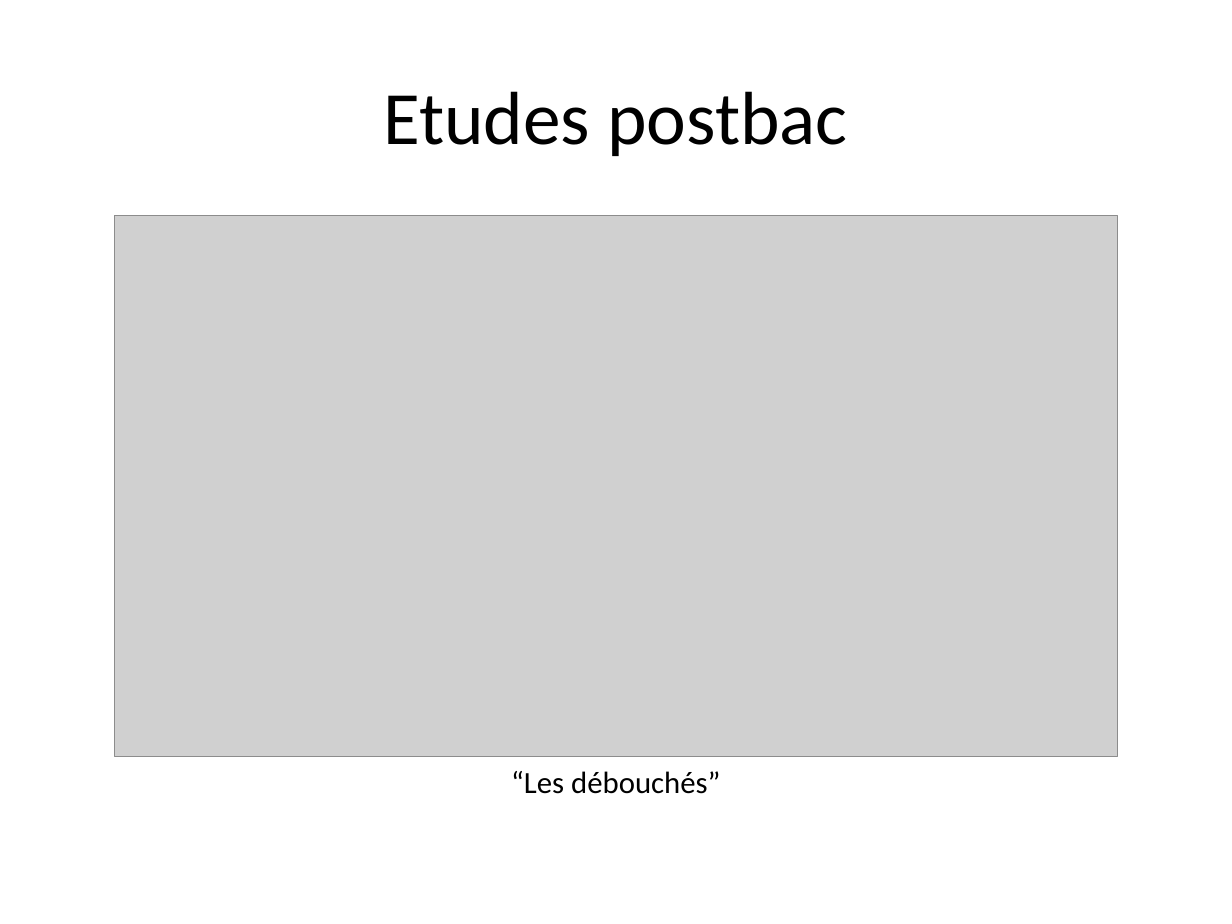
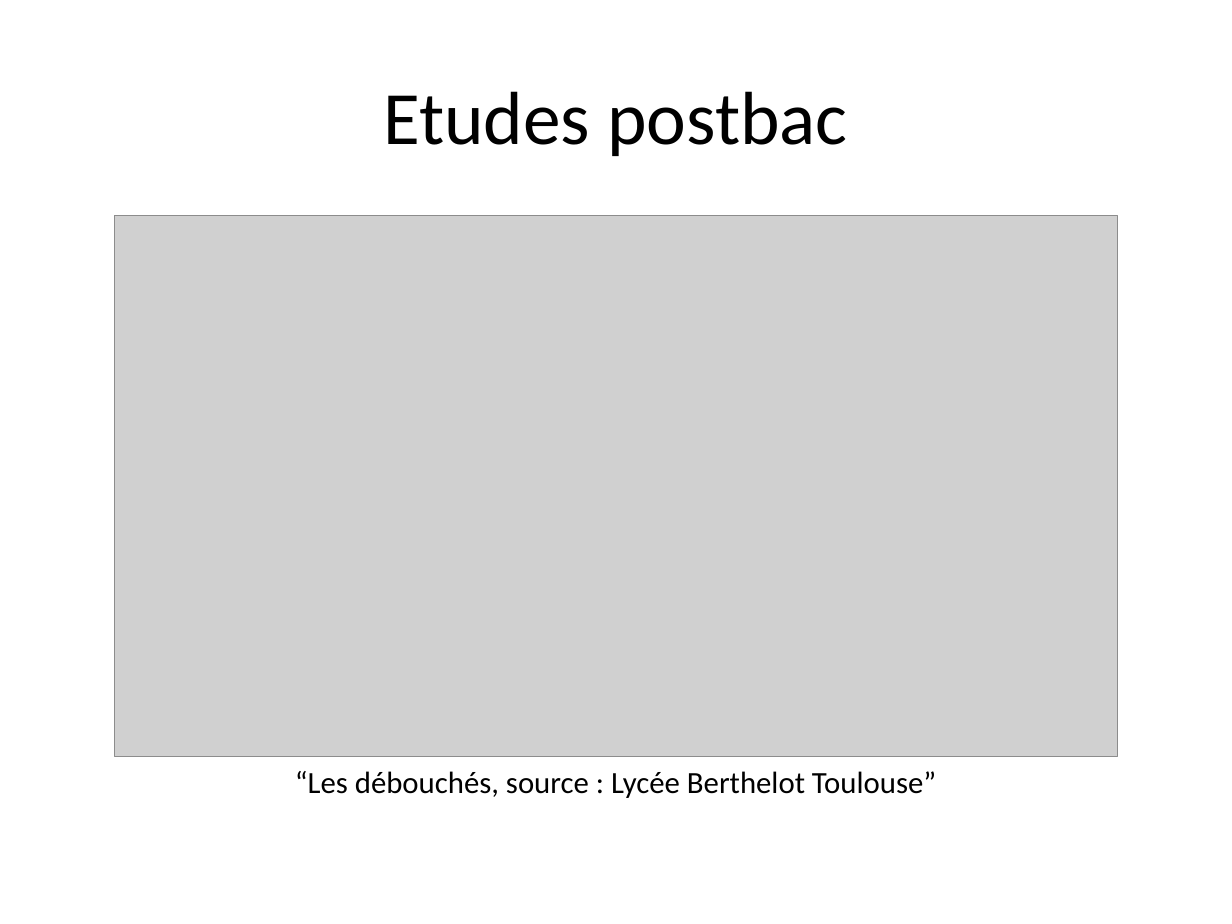
Before and after one commit to parc-nsi/premiere-nsi-parc, a slide deck: slide 7 of presentation_parc_2021/presentation_spe_nsi.pptx. Drawn at 1232x924 pixels with LibreOffice and Linux fonts; fonts in the diff are those of the drawing; grey boxes stand for pictures. Boxes give left, top, right and bottom in pixels: in the first picture for what was removed or moved away, otherwise in the second. Text is boxed around its words. In the diff, an @@ line names an element or a change of style, - is before the commit and + after.

```diff
--- a/presentation_parc_2021/presentation_spe_nsi.pptx
+++ b/presentation_parc_2021/presentation_spe_nsi.pptx
@@ text at [295,771,936,798]: text changed @@
-“Les débouchés”
+“Les débouchés, source : Lycée Berthelot Toulouse”
```
Also in this commit, not shown: 1 other slide changed, 4 other files.
